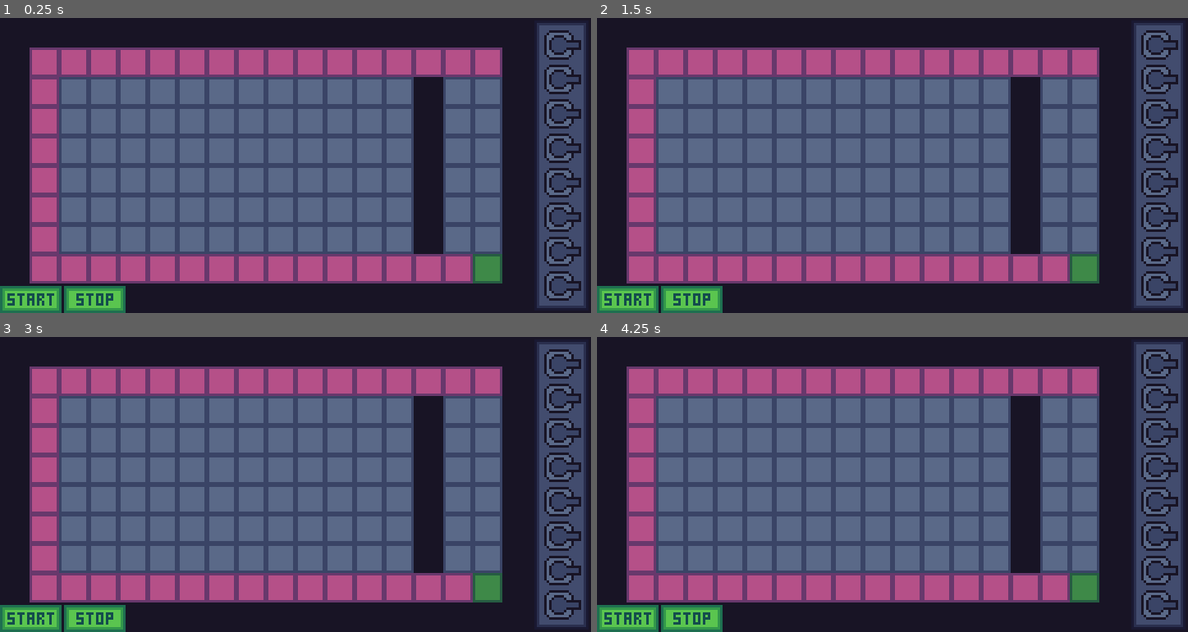
Above: before the commit, frames 1-4 (two rows, left to right).
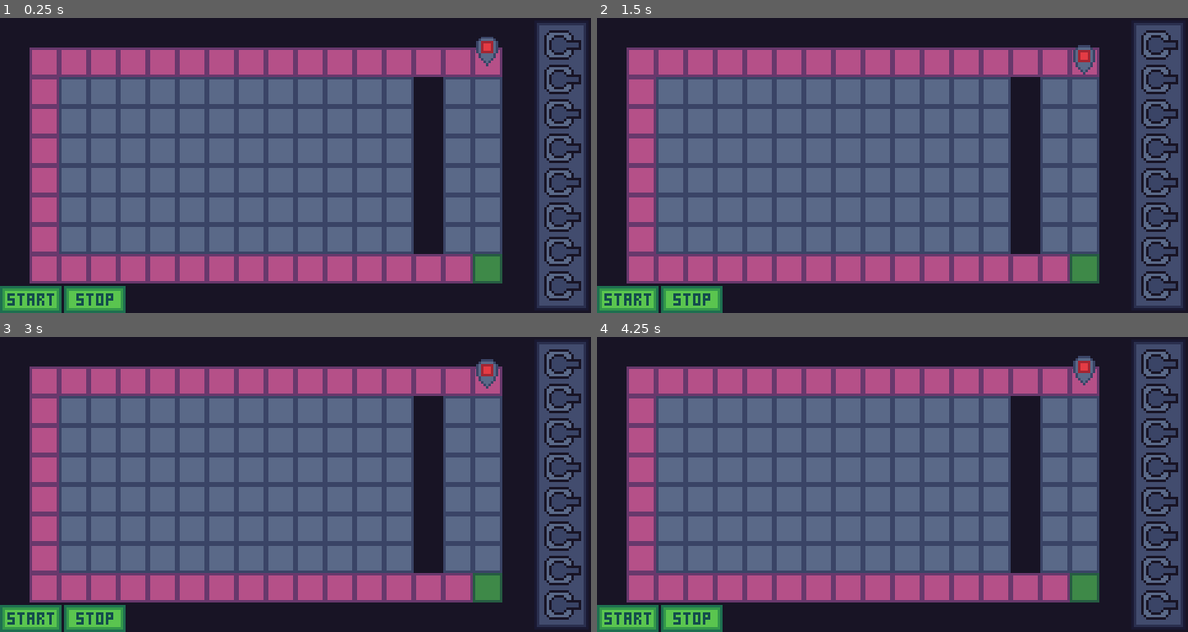
Above: after the commit, the same moments.

Repository: mariothedog/brackeys-game-jam
Game: Godot game, scene res://game/game.tscn
The game is run twice, just before and just after one commit, with the same random seed, the same clock (stepped at 60 frames per second) and the same inputs.
Inputs (mouse positions are in pixels of both pictures, inside the frame that each line leads up to):
- Up to frame 1 (0.25 s): no input
- Up to frame 2 (1.5 s): click (626, 298) at 0.5 s; click (691, 298) at 1.25 s
- Up to frame 3 (3 s): click (29, 617) at 2 s; click (94, 617) at 2.75 s
- Up to frame 4 (4.25 s): click (1158, 363) at 3.5 s

The runs differ from the first frame. In frame 1, 0.3% of the frame differs, in the area x 80-85%, y 6-17%; in frame 2, 0.3%, in the area x 80-85%, y 9-20%; in frame 3, 0.3%; in frame 4, 0.3%.

Commit message:
Add enemy spawn indicator

Diff:
--- /dev/null
+++ b/src/enemies/enemy_spawn_indicator.tscn
@@ -0,0 +1,28 @@
+[gd_scene load_steps=3 format=2]
+
+[ext_resource path="res://enemies/enemy_spawn_indicator.png" type="Texture" id=1]
+
+[sub_resource type="Animation" id=1]
+resource_name = "idle"
+length = 2.0
+loop = true
+tracks/0/type = "value"
+tracks/0/path = NodePath(".:offset")
+tracks/0/interp = 1
+tracks/0/loop_wrap = true
+tracks/0/imported = false
+tracks/0/enabled = true
+tracks/0/keys = {
+"times": PoolRealArray( 0, 0.5, 1, 1.5 ),
+"transitions": PoolRealArray( 0.5, 2, 0.5, 2 ),
+"update": 0,
+"values": [ Vector2( 0, 0 ), Vector2( 0, -2 ), Vector2( 0, 0 ), Vector2( 0, 2 ) ]
+}
+
+[node name="EnemySpawnIndicator" type="Sprite"]
+z_index = 1
+texture = ExtResource( 1 )
+
+[node name="AnimationPlayer" type="AnimationPlayer" parent="."]
+autoplay = "idle"
+anims/idle = SubResource( 1 )
--- a/src/game/game.gd
+++ b/src/game/game.gd
@@ -16,6 +16,7 @@
 onready var nav_2d: Navigation2D = $Navigation2D
 onready var tilemap: TileMap = $Navigation2D/TileMap
 onready var tile_set: TileSet = tilemap.tile_set
+onready var enemy_spawn_indicator: Sprite = $EnemySpawnIndicator
 onready var enemy_start: Position2D = $EnemyStart
 onready var enemy_end: Position2D = $EnemyEnd
 onready var bullets: Node = $Bullets
@@ -122,6 +123,7 @@
 
 func _start() -> void:
 	inventory.visible = false
+	enemy_spawn_indicator.visible = false
 	print("Start")
 	for turret in get_tree().get_nodes_in_group("placed_draggable_turrets"):
 		turret.disable_sight_blocker()
@@ -134,6 +136,7 @@
 
 func _restart() -> void:
 	inventory.visible = true
+	enemy_spawn_indicator.visible = true
 	Util.queue_free_children(turrets)
 	Util.queue_free_children(bullets)
 	Util.queue_free_children(enemies)
--- a/src/game/game.tscn
+++ b/src/game/game.tscn
@@ -6,6 +6,7 @@
 [ext_resource path="res://game/draggable_items.gd" type="Script" id=4]
 [ext_resource path="res://ui/hud/inventory/background.png" type="Texture" id=5]
 [ext_resource path="res://levels/tilemap.gd" type="Script" id=6]
+[ext_resource path="res://enemies/enemy_spawn_indicator.tscn" type="PackedScene" id=7]
 [ext_resource path="res://game/base.tscn" type="PackedScene" id=8]
 
 [node name="Game" type="Node2D"]
@@ -20,6 +21,9 @@
 format = 1
 tile_data = PoolIntArray( 0, 1, 0, 1, 1, 0, 2, 1, 0, 3, 1, 0, 4, 1, 0, 5, 1, 0, 6, 1, 0, 7, 1, 0, 8, 1, 0, 9, 1, 0, 10, …(2597 unchanged characters)…
 script = ExtResource( 6 )
+
+[node name="EnemySpawnIndicator" parent="." instance=ExtResource( 7 )]
+position = Vector2( 198, 15 )
 
 [node name="EnemyStart" type="Position2D" parent="."]
 position = Vector2( 210, 18 )
Binary file added: src/enemies/enemy_spawn_indicator.png
Not shown, added: src/enemies/enemy_spawn_indicator.png.import
Not shown: 1 places in src/game/game.tscn that only renumber resources
